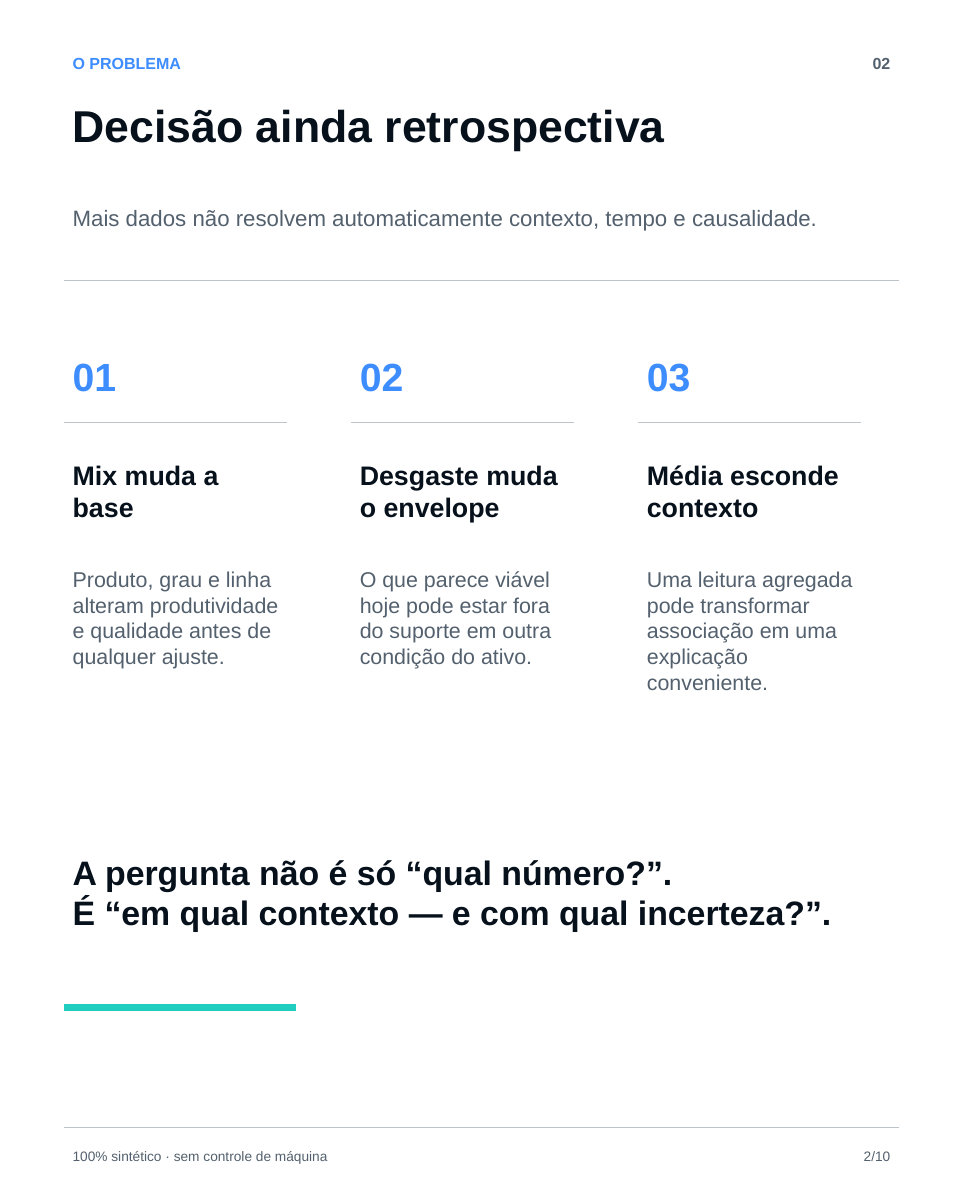
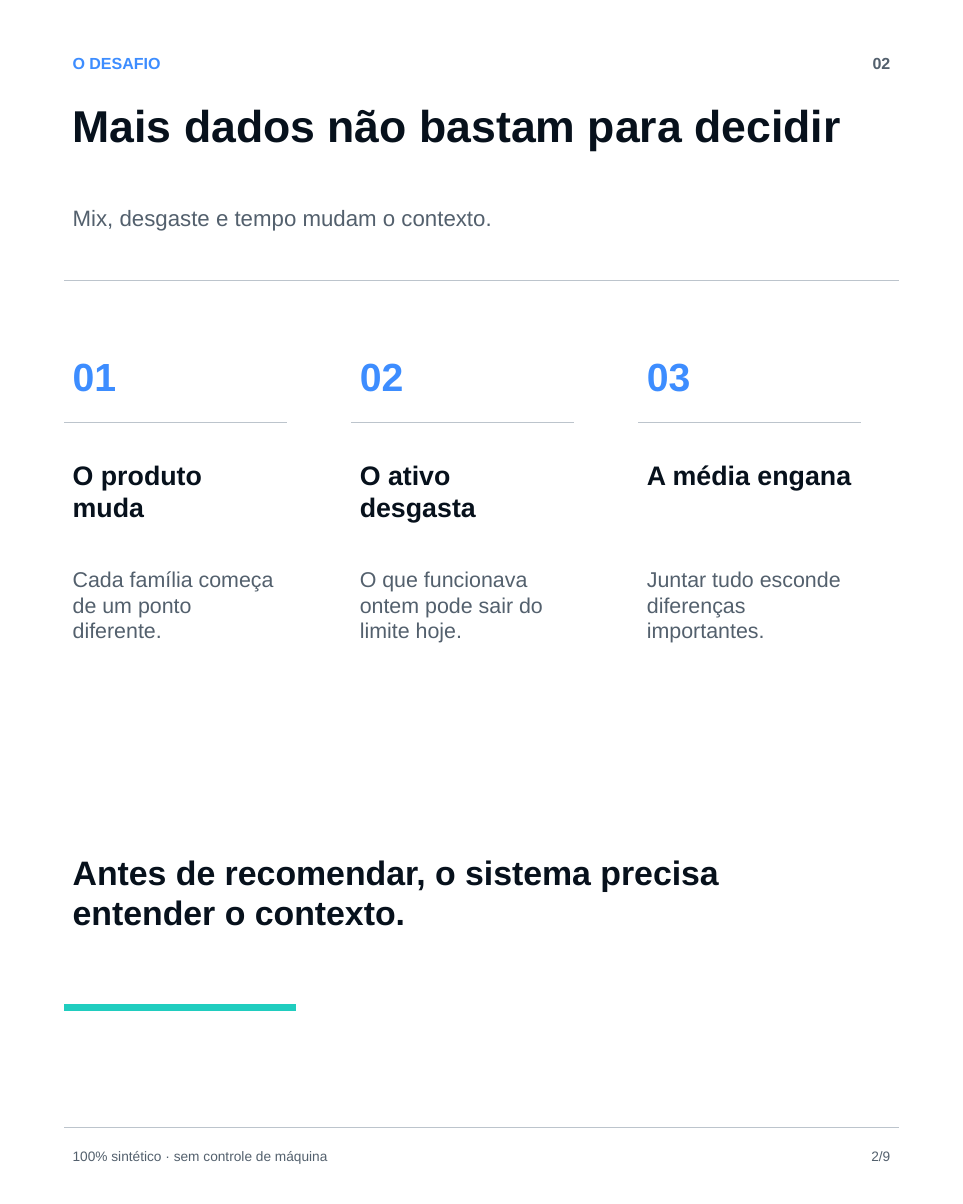
Before and after one commit to bryanleme/steelFlow-ai, a slide deck: slide 2 of docs/SteelFlow_AI_LinkedIn_Carousel.pptx. Drawn at 963x1204 pixels with LibreOffice and Linux fonts; fonts in the diff are those of the drawing. Boxes give left, top, right and bottom in pixels: in the first picture for what was removed or moved away, otherwise in the second. Text is boxed around its words. In the diff, an @@ line names an element or a change of style, - is before the commit and + after.

```diff
--- a/docs/SteelFlow_AI_LinkedIn_Carousel.pptx
+++ b/docs/SteelFlow_AI_LinkedIn_Carousel.pptx
@@ text at [73,58,160,69]: text changed @@
-O PROBLEMA
+O DESAFIO
@@ text at [73,109,840,151]: text changed; size 18.8 to 37.5 pt; text colour #53606D to #07111C; bold on @@
-Mais dados não resolvem automaticamente contexto, tempo e causalidade.
+Mais dados não bastam para decidir
@@ text removed at [73,109,665,151] @@
-Decisão ainda retrospectiva
@@ text added at [73,210,491,231], 18.8 pt, text #53606D @@
+Mix, desgaste e tempo mudam o contexto.
@@ text at [73,465,202,518]: text changed @@
-Mix muda a base
+O produto muda
@@ text at [360,465,476,523]: text changed @@
-Desgaste muda o envelope
+O ativo desgasta
@@ text at [647,465,851,491]: text changed @@
-Média esconde contexto
+A média engana
@@ text at [73,571,274,638]: text changed @@
-Produto, grau e linha alteram produtividade e qualidade antes de qualquer ajuste.
+Cada família começa de um ponto diferente.
@@ text at [360,571,543,643]: text changed @@
-O que parece viável hoje pode estar fora do suporte em outra condição do ativo.
+O que funcionava ontem pode sair do limite hoje.
@@ text at [647,571,841,643]: text changed @@
-Uma leitura agregada pode transformar associação em uma explicação conveniente.
+Juntar tudo esconde diferenças importantes.
@@ text at [73,860,718,926]: text changed @@
-A pergunta não é só “qual número?”.
-É “em qual contexto — e com qual incerteza?”.
+Antes de recomendar, o sistema precisa
+entender o contexto.
@@ text at [871,1151,890,1161]: text changed @@
-2/10
+2/9
```
Also in this commit, not shown: 8 other slides changed, 1 slide removed, 3 other files.
